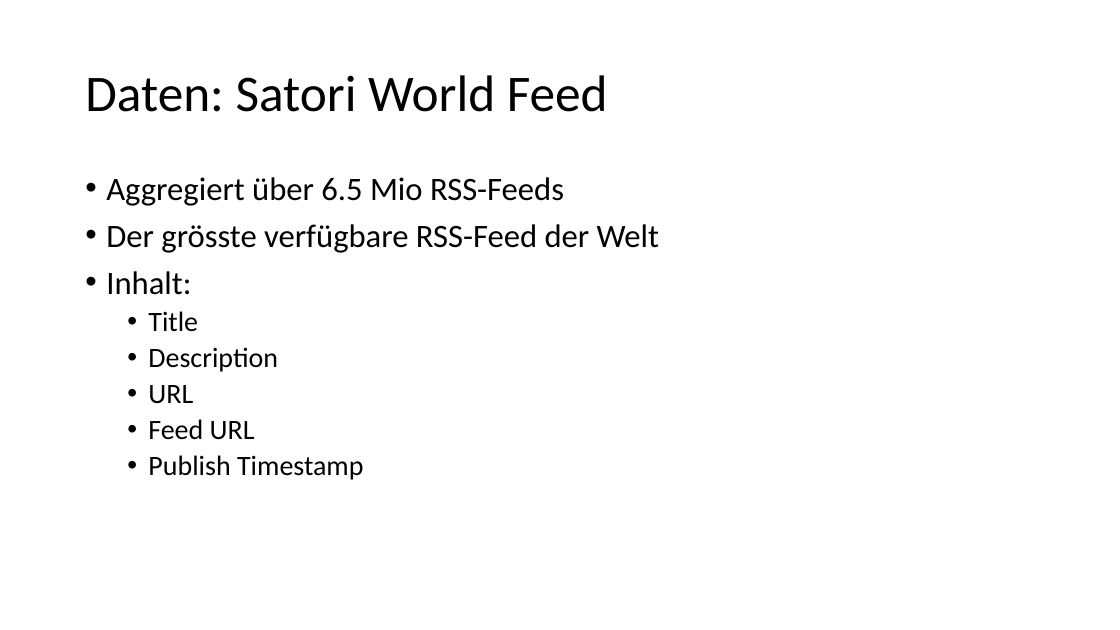
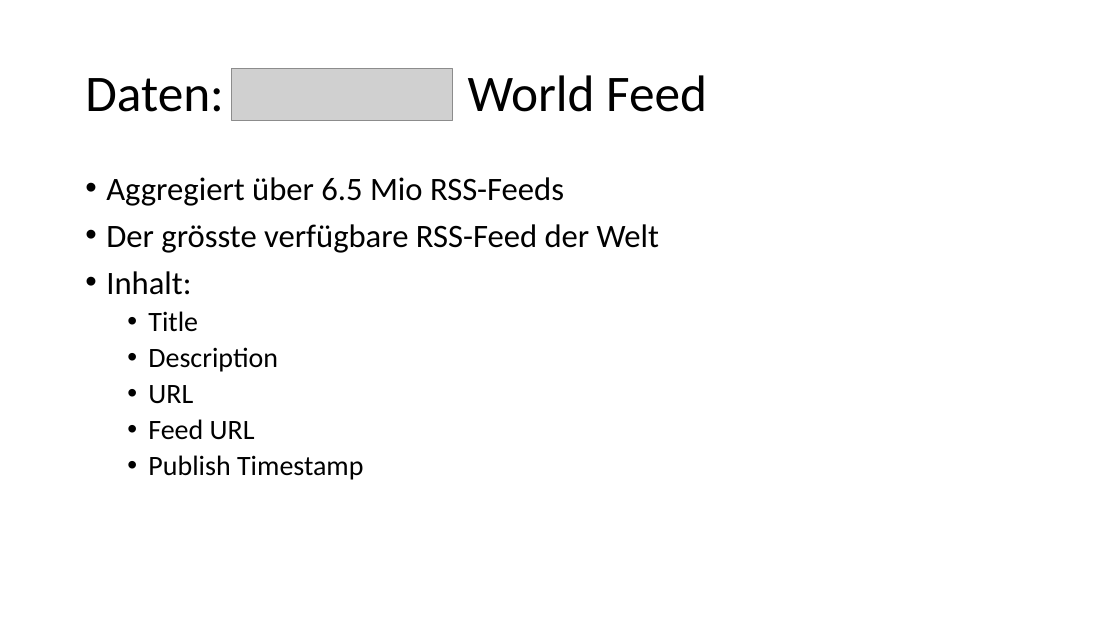
Before and after one commit to canclini/worldfeed, a slide deck: slide 3 of documentation/Spark_Worldfeed.pptx. Drawn at 1120x630 pixels with LibreOffice and Linux fonts; fonts in the diff are those of the drawing; grey boxes stand for pictures. Boxes give left, top, right and bottom in pixels: in the first picture for what was removed or moved away, otherwise in the second. Text is boxed around its words. In the diff, an @@ line names an element or a change of style, - is before the commit and + after.

```diff
--- a/documentation/Spark_Worldfeed.pptx
+++ b/documentation/Spark_Worldfeed.pptx
@@ title at box(85, 75, 707, 112): text changed @@
-Daten: Satori World Feed
+Daten: World Feed
@@ picture added at box(232, 68, 452, 120) @@
```
Also in this commit, not shown: 5 other slides changed, 1 slide removed, 1 other file.
